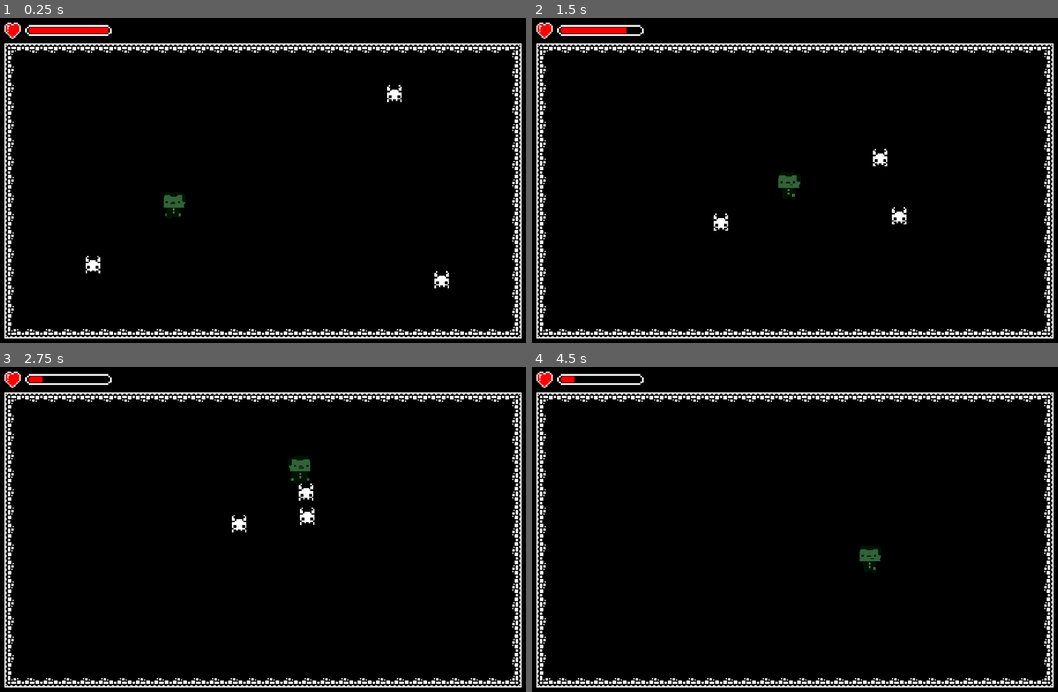
Above: before the commit, frames 1-4 (two rows, left to right).
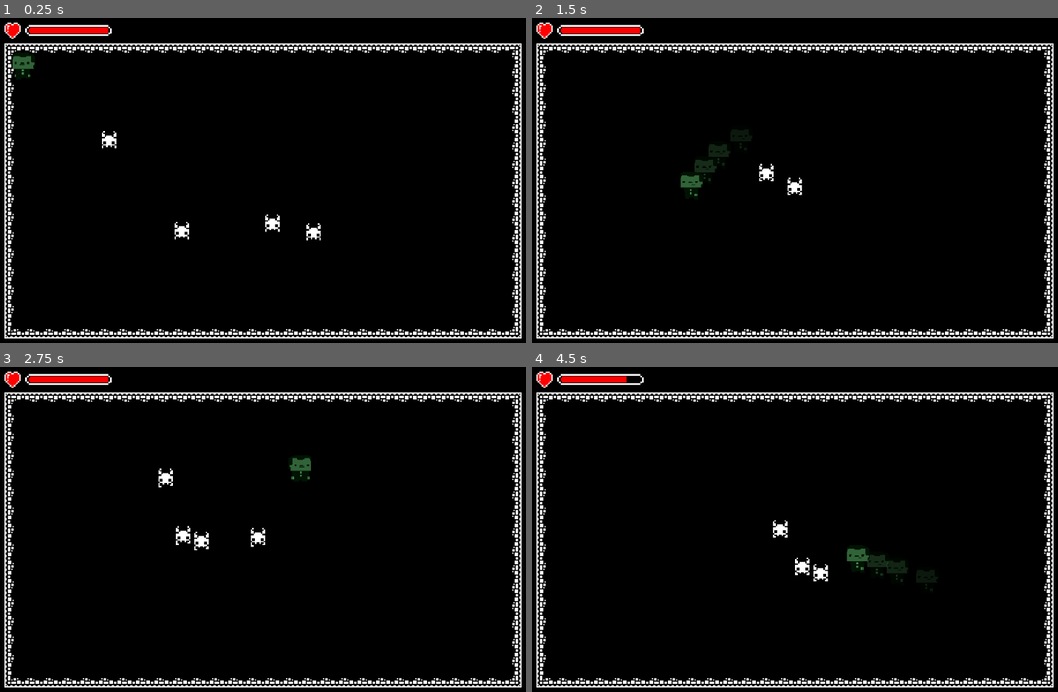
Above: after the commit, the same moments.

Repository: Pablo-Gallina/Biyuyo
Game: Godot game, scene res://assets/scenes/levels/Level_1.tscn
Same seed, same stepped clock (60 frames per second), same inputs: the game is played once before the commit and once after it.
Inputs (mouse positions are in pixels of both pictures, inside the frame that each line leads up to):
- Up to frame 1 (0.25 s): no input
- Up to frame 2 (1.5 s): move the mouse to (926, 170) at 0.52 s; hold Right (ui_right) 0.53-1.28 s; tap A (dash) at 0.6, 1.35 s; move the mouse to (679, 206) at 1.27 s; hold Down (ui_down) from 1.28 s (still down)
- Up to frame 3 (2.75 s): move the mouse to (320, 461) at 2.02 s; release Down (ui_down) at 2.03 s; hold Right (ui_right) from 2.03 s (still down); tap A (dash) at 2.1 s
- Up to frame 4 (4.5 s): move the mouse to (763, 607) at 2.77 s; release Right (ui_right) at 2.78 s; hold Up (ui_up) 2.78-3.53 s; tap A (dash) at 2.85, 3.6, 4.35 s; move the mouse to (973, 588) at 3.52 s; hold Left (ui_left) from 3.53 s (still down); move the mouse to (616, 487) at 4.27 s

The runs differ from the first frame. In frame 1, 1.0% of the frame differs, in the area x 2-86%, y 11-84%; in frame 2, 1.1%, in the area x 17-72%, y 2-66%; in frame 3, 1.0%; in frame 4, 0.9%.

Commit message:
add dashing animation

Diff:
--- /dev/null
+++ b/assets/scenes/characters/dash_animation.tscn
@@ -0,0 +1,11 @@
+[gd_scene load_steps=3 format=2]
+
+[ext_resource path="res://assets/scenes/characters/sprites/dash/dash.png" type="Texture" id=1]
+[ext_resource path="res://scripts/player/dash_animation.gd" type="Script" id=2]
+
+[node name="dash_animation" type="Sprite"]
+self_modulate = Color( 1, 1, 1, 0.482353 )
+show_behind_parent = true
+scale = Vector2( 1.20588, 1.20588 )
+texture = ExtResource( 1 )
+script = ExtResource( 2 )
--- a/assets/scenes/characters/player.tscn
+++ b/assets/scenes/characters/player.tscn
@@ -10,6 +10,7 @@
 [ext_resource path="res://assets/scenes/characters/sprites/idle/idle_2.png" type="Texture" id=8]
 [ext_resource path="res://assets/scenes/characters/sprites/run/run_0.png" type="Texture" id=9]
 [ext_resource path="res://assets/scenes/characters/sprites/idle/idle_0.png" type="Texture" id=10]
+[ext_resource path="res://assets/scenes/characters/dash_animation.tscn" type="PackedScene" id=11]
 
 [sub_resource type="RectangleShape2D" id=1]
 extents = Vector2( 16, 24 )
@@ -45,6 +46,7 @@
 collision_layer = 3
 script = ExtResource( 2 )
 speed = 250.0
+dash_animation_node = ExtResource( 11 )
 
 [node name="col_player" type="CollisionShape2D" parent="."]
 position = Vector2( -3, -2 )
@@ -55,7 +57,6 @@
 scale = Vector2( 1.13889, 1.13889 )
 frames = SubResource( 3 )
 animation = "idle"
-frame = 2
 playing = true
 
 [node name="Area2D" type="Area2D" parent="."]
@@ -64,4 +65,9 @@
 position = Vector2( -3, -2 )
 shape = SubResource( 4 )
 
+[node name="dash_animation_timer" type="Timer" parent="."]
+wait_time = 0.04
+autostart = true
+
 [connection signal="body_entered" from="Area2D" to="." method="_on_Area2D_body_entered"]
+[connection signal="timeout" from="dash_animation_timer" to="." method="_on_dash_animation_timer_timeout"]
--- a/assets/scenes/enemy/enemy.gd
+++ b/assets/scenes/enemy/enemy.gd
@@ -2,7 +2,7 @@
 
 var player = null
 var movment = Vector2.ZERO
-var speed = 150
+var speed = 100
 
 func _physics_process(delta):
 	movment = Vector2.ZERO
--- a/assets/scenes/enemy/enemy.tscn
+++ b/assets/scenes/enemy/enemy.tscn
@@ -45,4 +45,3 @@
 shape = SubResource( 3 )
 
 [connection signal="body_entered" from="Area2D" to="." method="_on_Area2D_body_entered"]
-[connection signal="body_exited" from="Area2D" to="." method="_on_Area2D_body_exited"]
--- a/assets/scenes/levels/Level_1.tscn
+++ b/assets/scenes/levels/Level_1.tscn
@@ -12,6 +12,7 @@
 [ext_resource path="res://assets/scenes/enemy/enemy.tscn" type="PackedScene" id=10]
 [ext_resource path="res://assets/audio/bg_audio.mp3" type="AudioStream" id=11]
 [ext_resource path="res://assets/canvas/healt_bar.tscn" type="PackedScene" id=12]
+[ext_resource path="res://scripts/levels/level_1/Level_1.gd" type="Script" id=13]
 
 [sub_resource type="RectangleShape2D" id=1]
 extents = Vector2( 448.062, 8 )
@@ -26,6 +27,8 @@
 extents = Vector2( 8.5, 242.5 )
 
 [node name="Level_1" type="Node2D"]
+script = ExtResource( 13 )
+enemy = ExtResource( 10 )
 
 [node name="top" type="StaticBody2D" parent="."]
 position = Vector2( 0, -16 )
@@ -496,6 +499,7 @@
 texture = ExtResource( 9 )
 
 [node name="player" parent="." instance=ExtResource( 1 )]
+position = Vector2( 120, 104 )
 speed = 275.0
 
 [node name="bg_audio" type="AudioStreamPlayer2D" parent="."]
@@ -503,14 +507,5 @@
 
 [node name="enemy_container" type="Node2D" parent="."]
 
-[node name="enemy" parent="enemy_container" instance=ExtResource( 10 )]
-position = Vector2( 144, 432 )
-
-[node name="enemy2" parent="enemy_container" instance=ExtResource( 10 )]
-position = Vector2( 816, 456 )
-
-[node name="enemy3" parent="enemy_container" instance=ExtResource( 10 )]
-position = Vector2( 728, 104 )
-
 [node name="healt_bar" parent="." instance=ExtResource( 12 )]
 player_node = NodePath("../player")
--- /dev/null
+++ b/scripts/levels/level_1/Level_1.gd
@@ -0,0 +1,21 @@
+extends Node2D
+
+var level = 0
+export var enemy: PackedScene
+
+const enemys_count = 4
+
+func _ready():
+	randomize()
+	spawn_enemies()
+
+func _process(delta):
+	if $enemy_container.get_child_count() == 0:
+		level += 1
+		spawn_enemies()
+
+func spawn_enemies():
+	for index in range(enemys_count + level):
+		var enemy_instance = enemy.instance()
+		enemy_instance.position = Vector2(rand_range(200, 600), rand_range(100, 400))
+		$enemy_container.add_child(enemy_instance)
--- /dev/null
+++ b/scripts/player/dash_animation.gd
@@ -0,0 +1,21 @@
+extends Sprite
+
+func _ready():
+	dashing()
+
+func set_property(tx_pos, tx_scale):
+	position = tx_pos
+	scale = tx_scale
+
+func dashing():
+	var tween = Tween.new()
+	add_child(tween)  # Agrega el Tween como un nodo hijo para que se procese automáticamente
+
+	tween.interpolate_property(self, "modulate", self.modulate, Color(1, 1, 1, 0), 0.20, Tween.TRANS_LINEAR)
+	tween.connect("tween_completed", self, "_on_tween_completed")
+
+	tween.start()
+
+# Este método se llama cuando el tween ha terminado
+func _on_tween_completed(object_id, key):
+	queue_free()
--- a/scripts/player/player.gd
+++ b/scripts/player/player.gd
@@ -7,7 +7,7 @@
 export var dash_duration: float = 0.2  # Duración del dash en segundos
 export var dash_cooldown: float = 3.0  # Tiempo de espera entre dashes en segundos
 export var healt = 100
-
+export var dash_animation_node: PackedScene
 var can_dash: bool = true  # Indica si se puede hacer un dash
 var dash_timer: float = 0.0  # Contador de tiempo para el dash
 
@@ -101,6 +101,30 @@
 		print("enemy eleminded")
 		if body.has_method("eliminate_enemy"):
 			body.eliminate_enemy()
+			if healt < 100:
+				healt += 5
 
 func damage_ctrl(damage: int) -> void:
 	healt -= damage
+
+# Dashing animation
+func add_dash_animation():
+	if dash_animation_node != null:
+		var dash_animation_instance = dash_animation_node.instance()
+		if dash_animation_instance != null:
+			dash_animation_instance.set_property($spr_player.global_position, $spr_player.scale)
+
+			# Determina si el jugador está mirando hacia la izquierda o la derecha
+			if facing_left:
+				# Si el jugador mira hacia la izquierda, voltea el sprite horizontalmente
+				dash_animation_instance.flip_h = true
+			else:
+				# Si el jugador mira hacia la derecha, asegúrate de que el sprite no esté volteado
+				dash_animation_instance.flip_h = false
+
+			get_tree().current_scene.add_child(dash_animation_instance)
+
+
+func _on_dash_animation_timer_timeout():
+	if !can_dash:
+		add_dash_animation()
Not shown: 1 places in assets/scenes/characters/player.tscn that only renumber resources
Not shown: 1 places in assets/scenes/levels/Level_1.tscn that only renumber resources
